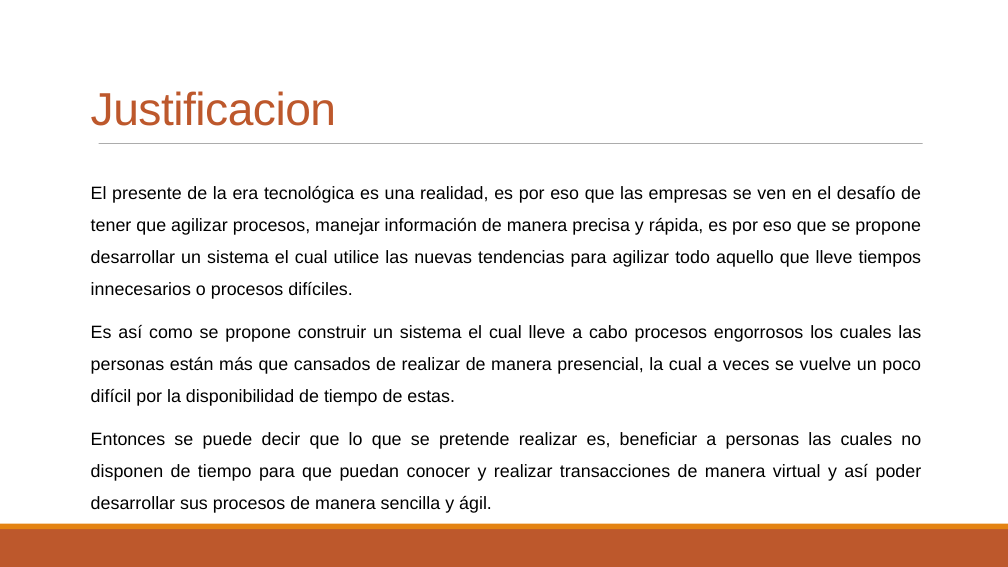
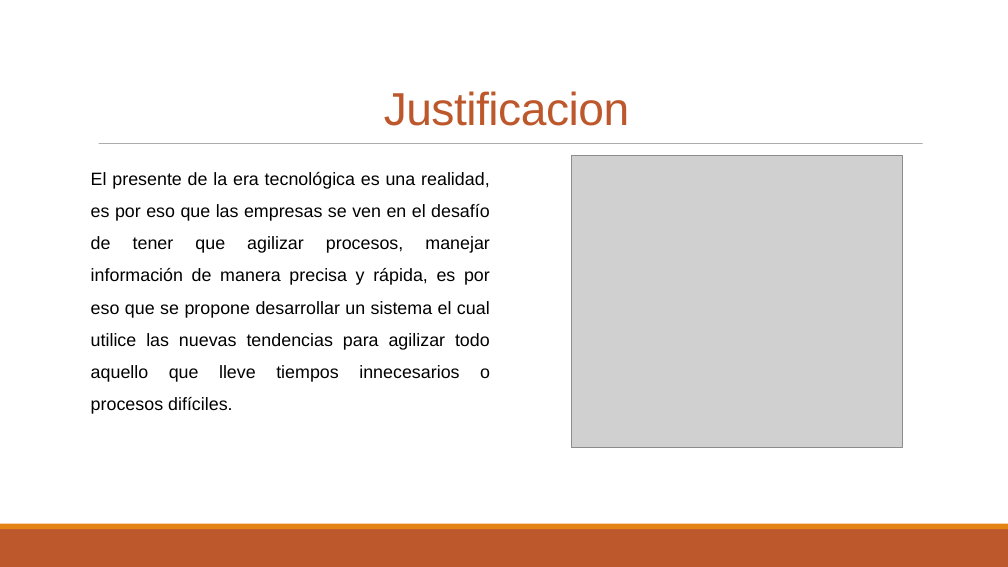
Before and after one commit to Edwinutec2017/tesisoracle-, a slide deck: slide 3 of nuevo/diapositiva_policomerce.pptx. Drawn at 1008x567 pixels with LibreOffice and Linux fonts; fonts in the diff are those of the drawing; grey boxes stand for pictures. Boxes give left, top, right and bottom in pixels: in the first picture for what was removed or moved away, otherwise in the second. Text is boxed around its words. In the diff, an @@ line names an element or a change of style, - is before the commit and + after.

```diff
--- a/nuevo/diapositiva_policomerce.pptx
+++ b/nuevo/diapositiva_policomerce.pptx
@@ title "Justificacion": place and size @@
-title "Justificacion" at [91, 91, 336, 126]
+title "Justificacion" at [384, 91, 629, 126]
@@ title "Justificacion" at [384, 91, 629, 126]: alignment left to centre @@
@@ subtitle "El presente de la era ...": place and size @@
-subtitle "El presente de la era ..." at [91, 186, 922, 513]
+subtitle "El presente de la era ..." at [91, 172, 490, 382]
@@ picture added at [572, 155, 903, 448] @@
@@ subtitle at [91, 325, 922, 513]: paragraphs removed @@
-Es así como se propone construir un sistema el cual lleve a cabo procesos engorrosos los cuales las personas están más que cansados de realizar de manera presencial, la cual a veces se vuelve un poco difícil por la disponibilidad de tiempo de estas.
-Entonces se puede decir que lo que se pretende realizar es, beneficiar a personas las cuales no disponen de tiempo para que puedan conocer y realizar transacciones de manera virtual y así poder desarrollar sus procesos de manera sencilla y ágil.
```
Also in this commit, not shown: 7 other slides changed, 1 slide added, 1 slide removed, 1 other file.
